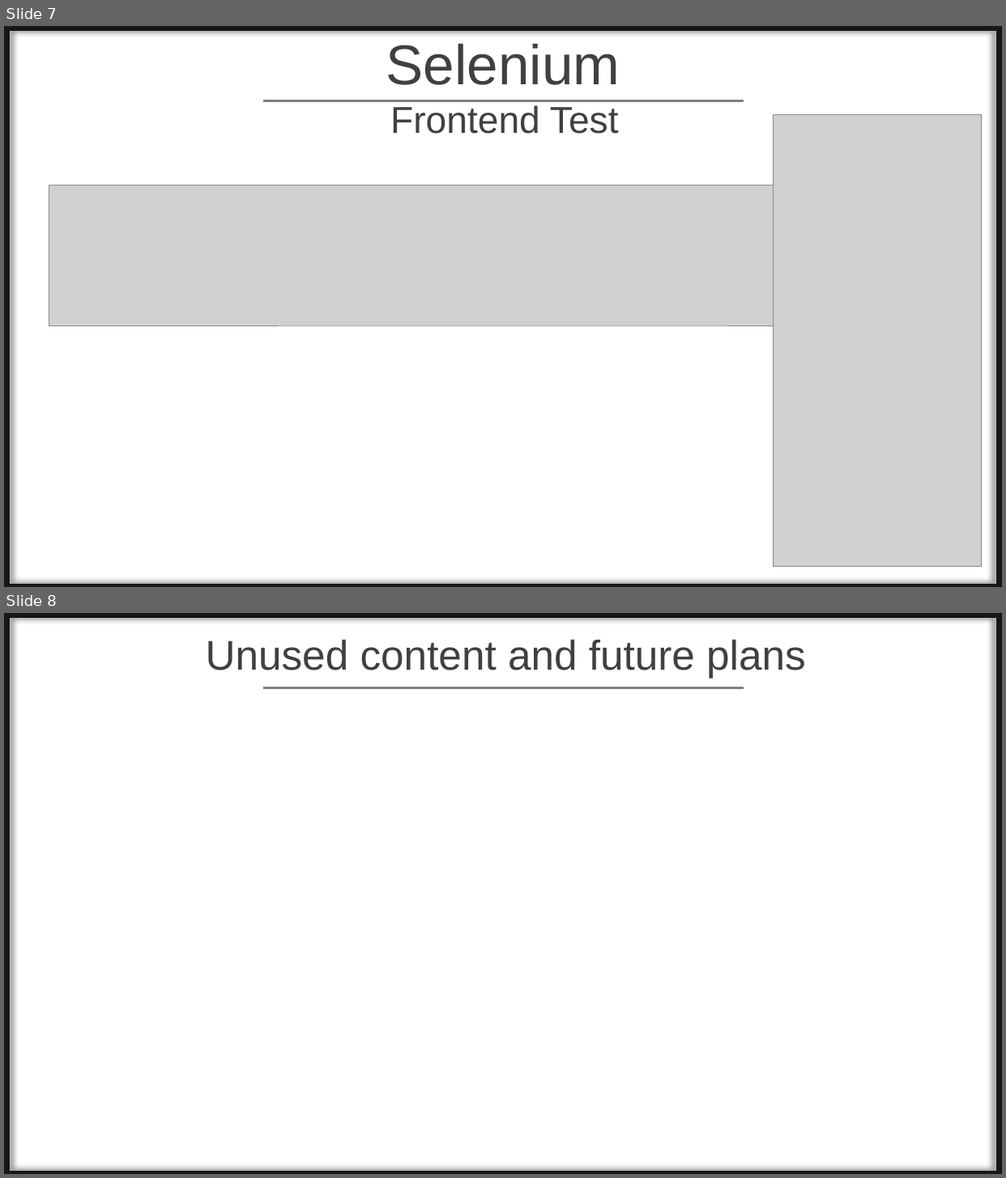
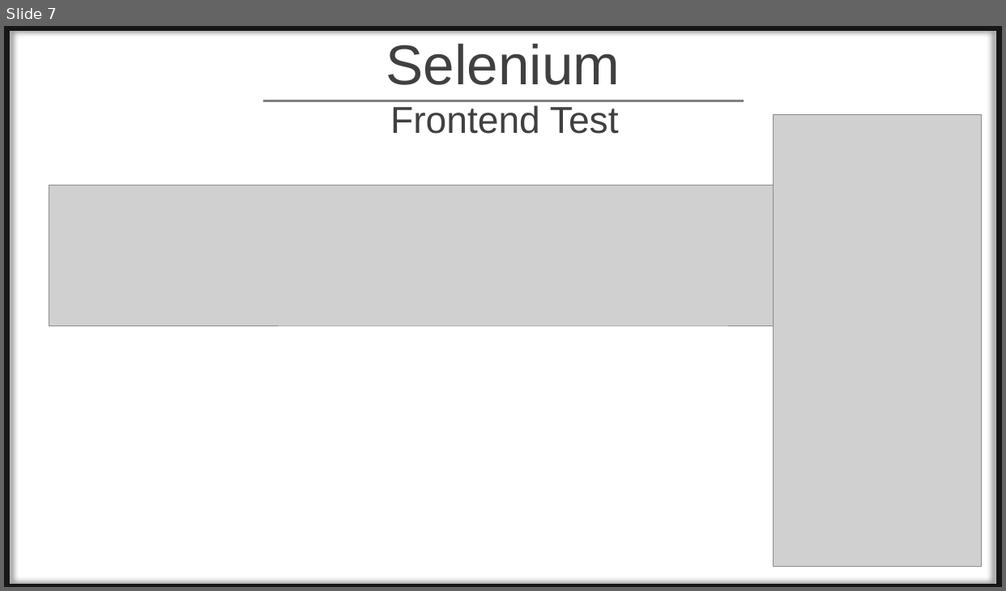
Before and after one commit to tamasrobert/NasaPC, a slide deck: Documentations/NasaPC_WebShopProject FRONTEND.pptx. Shown one above the other, each under a label of ours: slides 7 and 8 before the commit, slide 7 after it. The pictures are 1006x1178 and 1006x591 pixels, drawn with LibreOffice and Linux fonts; fonts in the diff are those of the drawing; grey boxes stand for pictures; background and template pictures are left out. Boxes give left, top, right and bottom in pixels: in the first picture for what was removed or moved away, otherwise in the second. Text is boxed around its words. In the diff, an @@ line names an element or a change of style, - is before the commit and + after.

```diff
--- a/Documentations/NasaPC_WebShopProject FRONTEND.pptx
+++ b/Documentations/NasaPC_WebShopProject FRONTEND.pptx
@@ slide 8 removed at [4, 613, 1002, 1174], background #FFFFFF; not listed: 1 template element that a slide beside it also shows @@
@@ title removed at [206, 640, 806, 678] @@
-  Unused content and future plans
@@ line removed from (263, 688) to (744, 688) @@
```
Also in this commit, not shown: 1 slide changed.
